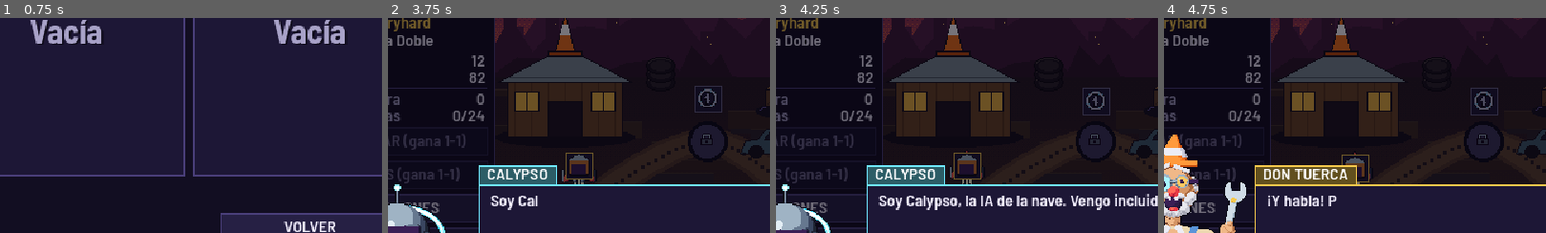
Above: before the commit, frames 1-4 (left to right).
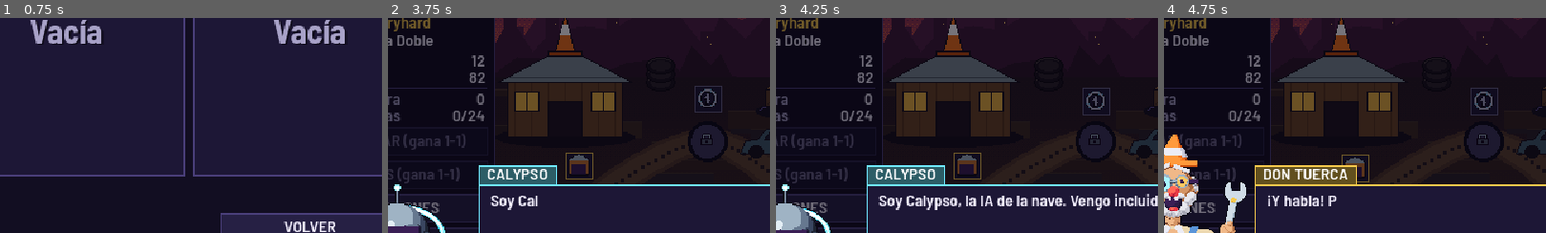
Above: after the commit, the same moments.

Repository: ivanmaxor/Calypso-GM
Game: Godot game, scene res://escenas/principal.tscn
Same seed, same stepped clock (60 frames per second), same inputs: the game is played once before the commit and once after it.
Inputs (mouse positions are % of the whole screen's width and height, from its top left):
- Up to frame 1 (0.75 s): tap Enter (ui_accept) at 0.5 s; move the mouse to (72, 45) at 0.52 s; hold D (mover_derecha) from 0.53 s (still down); hold X (desync) from 0.53 s (still down); click (72, 45) at 0.67 s
- Up to frame 2 (3.75 s): tap Enter (ui_accept) at 0.77, 1.52, 3.02 s; move the mouse to (30, 55) at 1.27 s; release D (mover_derecha) at 1.28 s; release X (desync) at 1.28 s; hold S (mover_abajo) 1.28-2.03 s; tap J (disparar) at 1.35 s; move the mouse to (60, 28) at 2.02 s; hold D (mover_derecha) 2.03-2.78 s; hold Space (esquivar) 2.03-2.78 s; move the mouse to (45, 70) at 2.77 s; hold W (mover_arriba) 2.78-3.53 s; tap Shift (foco) at 2.85 s; click (45, 70) at 2.92 s; move the mouse to (80, 65) at 3.52 s; hold A (mover_izquierda) from 3.53 s (still down); tap Keypad Enter at 3.6 s
- Up to frame 3 (4.25 s): keep holding A (mover_izquierda); tap Enter (ui_accept) at 3.77 s
- Up to frame 4 (4.75 s): keep holding A (mover_izquierda); move the mouse to (20, 35) at 4.27 s; tap Delete at 4.35 s; tap Enter (ui_accept) at 4.52 s
The pictures show only the part of the screen within x 9-59%, y 34-84%; the shares and areas given below are measured in that part.

Frame 1 is identical in both runs. In frame 2, 0.1% of the frame differs, in the area x 45-55%, y 70-78%; in frame 3, 0.1%; in frame 4, less than 0.1%.

Commit message:
Mapa: la nave se estaciona al lado del nivel (M03)
Encima del nivel quedaba detrás del recuadro del premio y solo se le
veía la llama. Ahora se para a la izquierda, sobre el camino. El
camino punteado ya no se pinta dentro del aro del portal.

Diff:
--- a/juego/pantallas/mapa.gd
+++ b/juego/pantallas/mapa.gd
@@ -140,7 +140,7 @@
 		Sonido.tocar("desbloqueo", 1.0, -3.0)
 	elif foco_en != "" and nodos.has(foco_en):
 		actual = foco_en
-	ficha_pos = Datos.NODOS[actual] + Vector2(0, -34)
+	ficha_pos = Datos.NODOS[actual] + FICHA
 	ficha_obj = ficha_pos
 	cam = clampf(Datos.NODOS[actual].x - CAMPO_W / 2.0, 0.0, MAPA_W - CAMPO_W)
 	cam_obj = cam
@@ -306,12 +306,18 @@
 	x.focus_previous = x.get_path_to(nodos[a])
 
 
+## Dónde se estaciona la nave: a la izquierda del nivel, sobre el camino por donde llegó.
+## Encima del nivel quedaba detrás del recuadro del premio y solo se le veía la llama.
+## (generar_mapa.py usa este mismo valor para no dibujar utilería ahí).
+const FICHA := Vector2(-40, 0)
+
+
 func al_enfocar(n: Nodo) -> void:
 	Sonido.tocar("nodo", 1.0, -6.0)
 	ultimo_foco = n
 	var p: Vector2 = n.position + Vector2(22, 22)
 	if n.id != "portal" and Partida.nivel_abierto(n.id):
-		ficha_obj = p + Vector2(0, -34)
+		ficha_obj = p + FICHA
 	if p.x - cam < 60.0 or p.x - cam > CAMPO_W - 60.0:
 		cam_obj = clampf(p.x - CAMPO_W / 2.0, 0.0, MAPA_W - CAMPO_W)
 
@@ -443,6 +449,9 @@
 		var col := UI.C_ORO if abierto else Color(0.05, 0.04, 0.1, 0.7)
 		for q: Vector2 in curva[i]:
 			var x: float = q.x - cx
+			# el camino llega hasta el portal, pero no se pinta dentro del aro
+			if absf(q.x - Datos.PORTAL.x) < 28.0 and absf(q.y - Datos.PORTAL.y) < 36.0:
+				continue
 			if x > -3 and x < CAMPO_W + 3:
 				campo.draw_rect(Rect2(round(x) - 1, round(q.y) - 1, 3, 3), col)
 	# los niveles extra: punteado en su color cuando se abren
